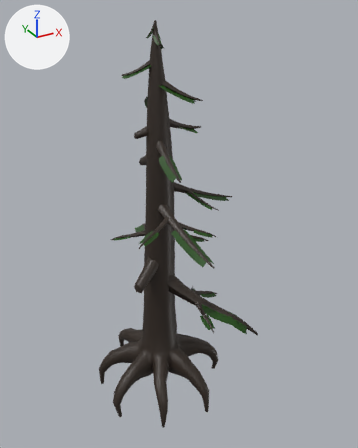
One commit to the FBX model workers/unity/Assets/3D/Environment/Trees/FirHealthy2.fbx: the scene before it, then after it.
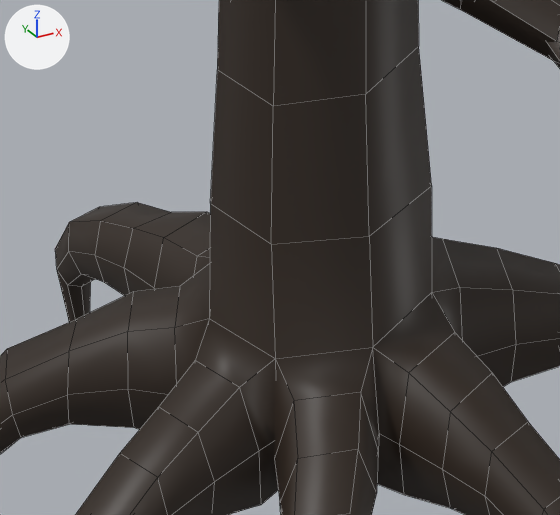
The first picture shows the older version from a camera (50 mm lens) standing at (-2.97, -6.04, 5.5) and looking at (0.37, 0.04, 2.46). The close-ups show both versions on the part from 31% to 55% of the width and 66% to 84% of the height of that picture. Arrows for +X, +Y and +Z are at upper left; the lights stay in place. The close-ups show mesh edges as thin lines. Where no turn or scale is listed for an object, it has been applied to the vertices.

Objects in the first close-up: 'mTreeHealthy'.
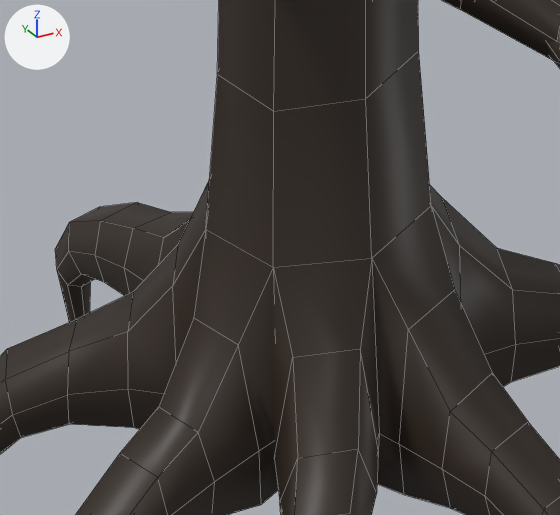
Location of each change, [x1, y1, x2, y2] in pixels of the close-ups (560 x 515 px):
part 1 of me_mesh, cut back: [128, 0, 516, 491] in both

Patch to the scene script:
```diff
--- a/workers/unity/Assets/3D/Environment/Trees/FirHealthy2.fbx.py
+++ b/workers/unity/Assets/3D/Environment/Trees/FirHealthy2.fbx.py
@@ me_mesh @@
 # used by ob_mtreehealthy; location = (0.0, 0.0, 0.0)
-me_mesh.from_pydata(...)  # 1827 vertices, 1637 faces; spans x -0.99..1.31, y -1.35..1.62, z -0.49..5.33
+me_mesh.from_pydata(...)  # 1820 vertices, 1630 faces; spans x -0.99..1.31, y -1.35..1.62, z -0.49..5.33
+# me_mesh part 1
+# 7 vertices are removed from x -0.28..0.26, y -0.23..0.29, z 0.73..0.75
+# 14 faces are deleted
+# 14 vertices in x -0.37..0.39, y -0.35..0.41, z 0.36..0.41 move by (0.0, 0.0, 0.13)
+# 7 vertices in x -0.25..0.24, y -0.19..0.28, z 1.13 move by (0.0, 0.0, -0.01)
+# 4 vertices in x -0.22..0.23, y -0.26..0.26, z 0.42..0.44 move by (0.0, 0.0, 0.27)
+# 3 vertices move from x -0.3..0.26, y 0.05..0.32, z 0.42..0.45 to x -0.3..0.26, y 0.05..0.32, z 0.7..0.71
+# 7 new faces join them, mat_bark (brown #342921)
 me_mesh.materials.append(mat_needles)
```
